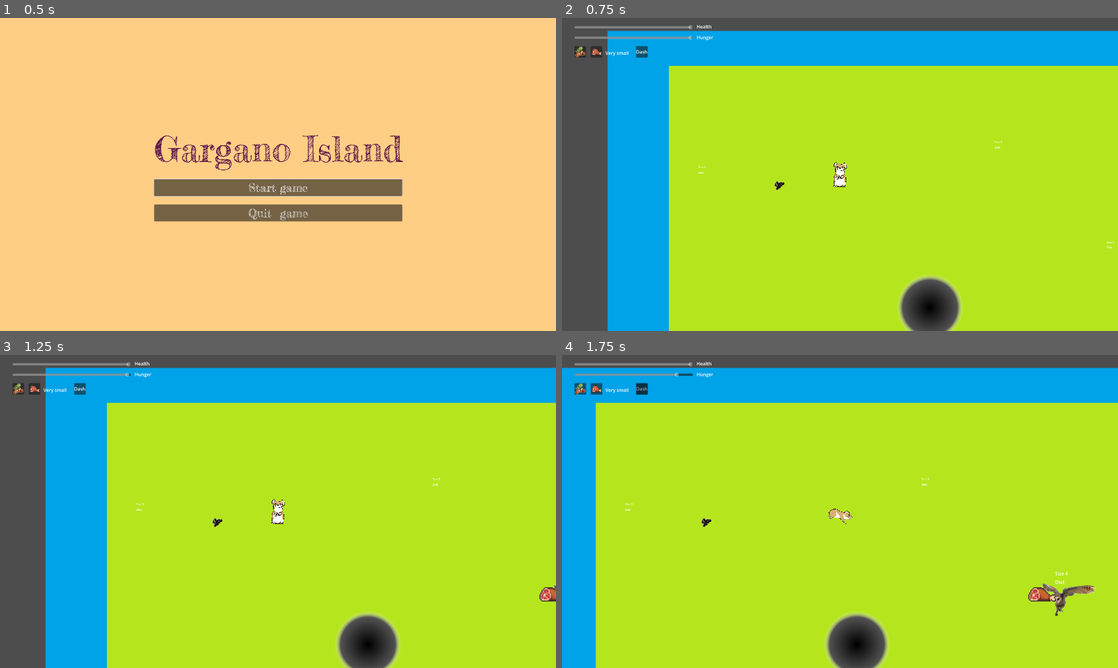
Above: before the commit, frames 1-4 (two rows, left to right).
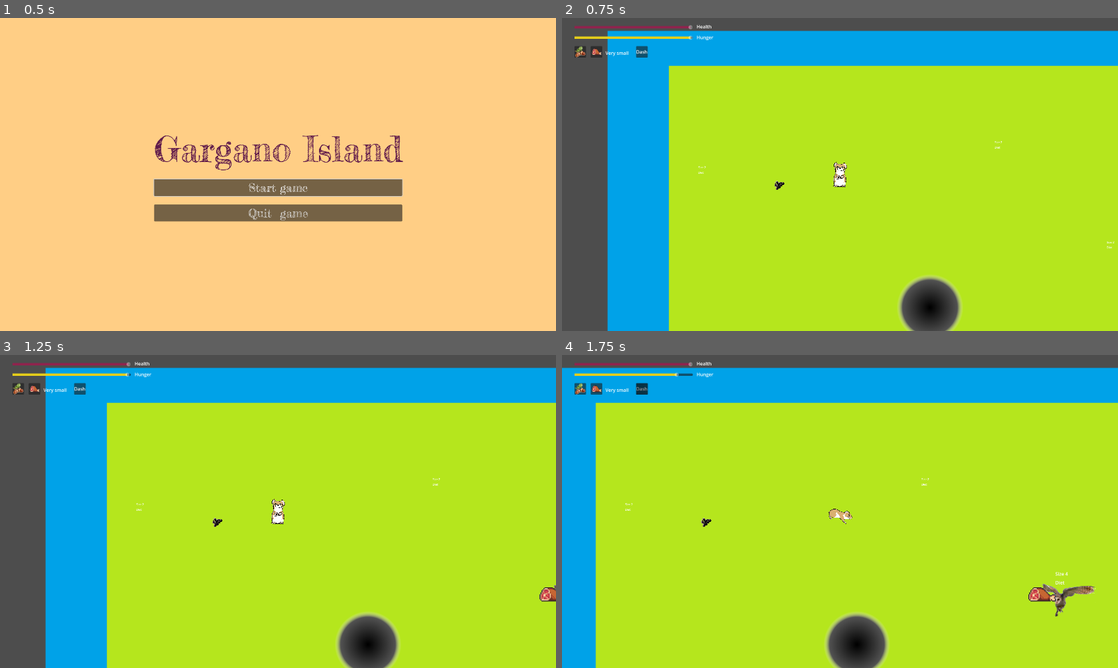
Above: after the commit, the same moments.

Repository: nialsiG/GMTK2024
Game: Godot game, scene res://scenes/start_menu.tscn
The game is run twice, just before and just after one commit, with the same random seed, the same clock (stepped at 60 frames per second) and the same inputs. The engine's default icon, where the game draws it, is replaced by a stand-in: a white triangle on a blue panel in a dark square.
Inputs:
- Up to frame 1 (0.5 s): no input
- Up to frame 2 (0.75 s): click "Start game" at 0.5 s
- Up to frame 3 (1.25 s): no input
- Up to frame 4 (1.75 s): tap Enter at 1.25 s; hold D (move_right) from 1.28 s (still down); tap Space (attack) at 1.35 s

Frame 1 is identical in both runs. In frame 2, 0.4% of the frame differs, in the area x 2-24%, y 2-7%; in frame 3, 0.4%; in frame 4, 0.5%, in the area x 2-96%, y 2-84%.

Commit message:
Blinking + healthbar color

Diff:
--- a/Gmtk 2024/scenes/hungerbar.tscn
+++ b/Gmtk 2024/scenes/hungerbar.tscn
@@ -1,10 +1,18 @@
-[gd_scene load_steps=2 format=3 uid="uid://5qub1bvnm1g0"]
+[gd_scene load_steps=4 format=3 uid="uid://5qub1bvnm1g0"]
 
 [ext_resource type="Script" path="res://scripts/hungerbar.gd" id="1_qx0kb"]
+
+[sub_resource type="StyleBoxFlat" id="StyleBoxFlat_e6ggv"]
+bg_color = Color(0.901961, 0.807843, 0.0980392, 1)
+
+[sub_resource type="StyleBoxFlat" id="StyleBoxFlat_fg7h3"]
+bg_color = Color(0.831373, 0.733333, 0.184314, 1)
 
 [node name="hungerbar" type="HSlider"]
 offset_right = 409.0
 offset_bottom = 16.0
+theme_override_styles/grabber_area = SubResource("StyleBoxFlat_e6ggv")
+theme_override_styles/grabber_area_highlight = SubResource("StyleBoxFlat_fg7h3")
 value = 100.0
 editable = false
 scrollable = false
--- a/Gmtk 2024/scenes/lifebar.tscn
+++ b/Gmtk 2024/scenes/lifebar.tscn
@@ -1,10 +1,18 @@
-[gd_scene load_steps=2 format=3 uid="uid://344q25c6djbv"]
+[gd_scene load_steps=4 format=3 uid="uid://344q25c6djbv"]
 
 [ext_resource type="Script" path="res://scripts/lifebar.gd" id="1_u2ygi"]
+
+[sub_resource type="StyleBoxFlat" id="StyleBoxFlat_jjn0i"]
+bg_color = Color(0.56, 0.14, 0.301, 1)
+
+[sub_resource type="StyleBoxFlat" id="StyleBoxFlat_gchm0"]
+bg_color = Color(0.560784, 0.141176, 0.301961, 1)
 
 [node name="lifebar" type="HSlider"]
 offset_right = 409.0
 offset_bottom = 16.0
+theme_override_styles/grabber_area = SubResource("StyleBoxFlat_jjn0i")
+theme_override_styles/grabber_area_highlight = SubResource("StyleBoxFlat_gchm0")
 max_value = 4.0
 value = 2.0
 editable = false
--- a/Gmtk 2024/scenes/player.tscn
+++ b/Gmtk 2024/scenes/player.tscn
@@ -107,7 +107,6 @@
 [node name="Camera2D" type="Camera2D" parent="."]
 
 [node name="InvincibilityTimer" type="Timer" parent="."]
-wait_time = 0.5
 one_shot = true
 
 [node name="Node" type="Node" parent="."]
--- a/Gmtk 2024/scripts/animal.gd
+++ b/Gmtk 2024/scripts/animal.gd
@@ -11,7 +11,7 @@
 @export var current_size = enums.Size.MEDIUM
 @export var current_speed = defaultSpeed
 @export var acceleration = 1500
-@export var friction = 1200
+@export var friction = 1500
 
 @onready var axis = Vector2.ZERO
 @onready var current_direction = enums.Direction.Down
@@ -82,16 +82,6 @@
 	else:
 		apply_acceleration(acceleration * axis * delta)
 
-
-func attack():
-	pass
-
-func hit(amount):
-	pass
-
-func die():
-	pass
-
 func eat(amount: int, foodType: enums.FoodType):
 	pass
 
--- a/Gmtk 2024/scripts/player.gd
+++ b/Gmtk 2024/scripts/player.gd
@@ -12,6 +12,8 @@
 var _dashSpeedBonus : float = 4
 var _dashFoodCost : int = 5
 var _dashAxis : Vector2
+var blink_timer : float = 0
+var blink_limit : float = 0.1
 
 var _eatingSoundPlayer : AudioStreamPlayer2D
 
@@ -44,9 +46,7 @@
 				hit(animalSizeValue - sizeValue)
 			elif (sizeValue > animalSizeValue && diet != enums.Diet.vegetarian):
 				animal.hit(sizeValue - animalSizeValue)
-
 	ManageDashCoolDown(delta)
-
 	get_input_axis()
 
 	if (axis != Vector2.ZERO && Input.is_action_just_pressed("attack") && !(_isDashing || _isDashInRecovery)):
@@ -57,6 +57,7 @@
 
 	UpdateState(axis)
 	UpdateSprite()
+	blink(delta)
 	move(delta)
 
 func ManageDashCoolDown(delta : float):
@@ -133,11 +134,23 @@
 func hit(amount : int):
 	if (!_isInvincible):
 		AddHealth(-amount)
-	if (currentHealth <= 0):
-		Died.emit()
-	else:
-		_isInvincible = true
-		_invincibilityTimer.start()
+		if (currentHealth <= 0):
+			Died.emit()
+		else:
+			_isInvincible = true
+			_invincibilityTimer.start()
+
+# A function to blink while invincible
+func blink(delta):
+	if !_isInvincible and !sprite.is_visible_in_tree():
+		sprite.show()
+	if _isInvincible:
+		blink_timer += delta
+	if blink_timer >= blink_limit:
+		blink_timer = 0
+		match sprite.is_visible_in_tree():
+			true: sprite.hide()
+			false: sprite.show()
 
 func GetFoodCoef(foodType : enums.FoodType) -> float :
 	if (diet == enums.Diet.omni):
